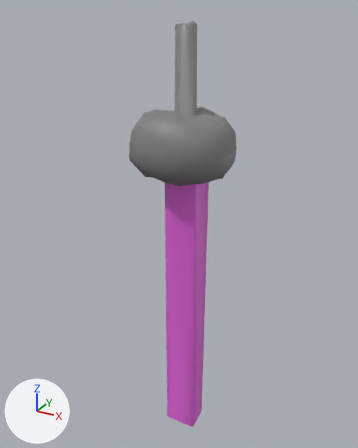
The glTF model assets/models/cave.glb, before and after one commit.
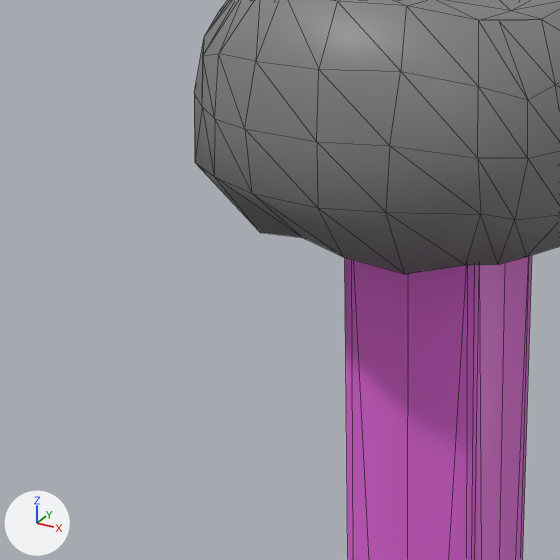
There are two pictures of each version: one whole from a 50 mm lens placed at (86.0, -160.9, 47.7), pointed at (-0.5, -3.5, -31.0), one close up on the part from 23% to 60% of the width and 27% to 57% of the height. The lights are fixed; the arrows at lower left show +X, +Y and +Z. The close-ups show mesh edges as thin lines. Where no turn or scale is listed for an object, it has been applied to the vertices. Vertices at the same position are counted once.

Before the edit, the objects in view are built like this:
```python
me_cube_001 = bpy.data.meshes.new('Cube.001')
me_cube_001.from_pydata(...)  # 245 vertices, 480 faces; spans x -20.0..21.0, y -20.0..18.0, z -131.0..43.0
# faces by material slot: [452, 28]
me_cube_001.materials.append(mat_material)  # grey #828282
me_cube_001.materials.append(mat_material_001)  # pink #e768df
ob_cube = bpy.data.objects.new('Cube', me_cube_001)
ob_cube.location = (0.0, 0.0, 0.0)
```
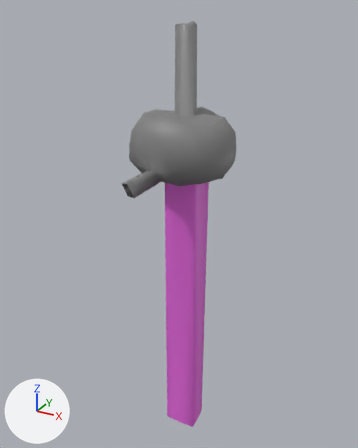
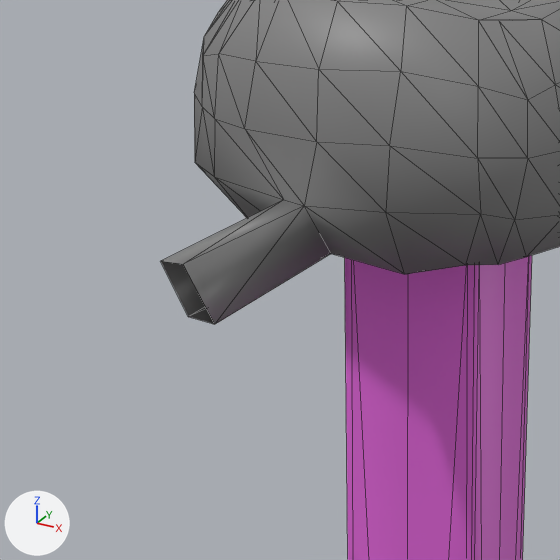
The change in detail:
me_cube_001 is used by ob_cube; location (0.0, 0.0, 0.0).
me_cube_001 had 245 vertices, 480 faces and spanned x -20.0..21.0, y -20.0..18.0, z -131.0..43.0.
me_cube_001 now has 249 vertices, 486 faces and spans x -20.0..21.0, y -37.0..18.0, z -131.0..43.0.
Part 1, on me_cube_001:
2 faces are deleted.
4 vertices move from x -7.0..0.0, y -20.0..-14.0, z -10.0..-5.0 to x -4.0..-1.0, y -20.0..-15.0, z -10.0..-5.0.
4 vertices are added at (-3.0, -33.0, -10.0), (-1.0, -33.0, -10.0), (-4.0, -37.0, -5.0), (-1.0, -37.0, -4.0).
8 new faces join them, mat_material (grey #828282).

Changed parts and their boxes [x1, y1, x2, y2] in the close-ups (560 x 560 px):
'Cube', reshaped: before [194, 0, 560, 560]; after [161, 0, 560, 560]
part 1 of me_cube_001, built on: before [214, 119, 404, 274]; after [161, 119, 404, 324]
